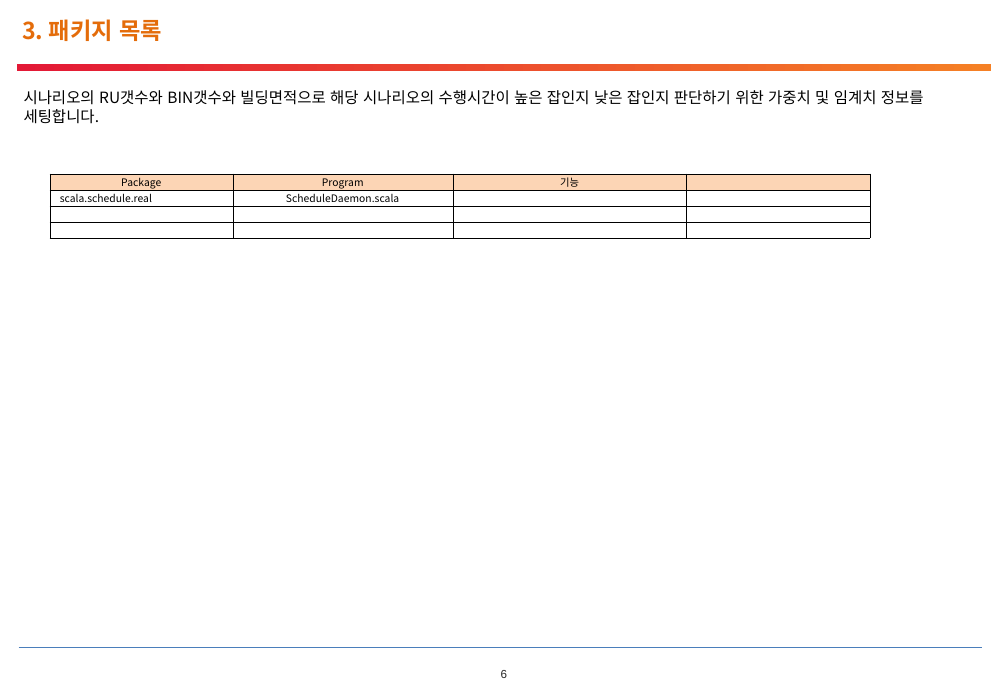
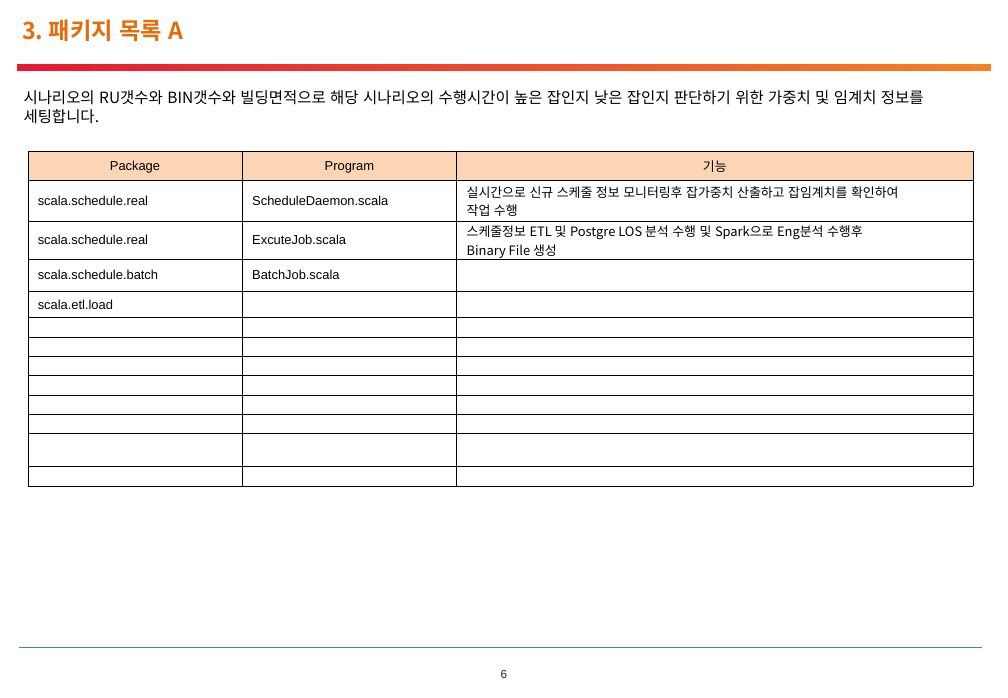
Before and after one commit to pmosoft/spark_scala, a slide deck: slide 7 of eos/06.산출물/TEOSPI-Spark 스케줄러 운영자 매뉴얼.pptx. Drawn at 1008x698 pixels with LibreOffice and Linux fonts; fonts in the diff are those of the drawing; background and template pictures are left out. Boxes give left, top, right and bottom in pixels: in the first picture for what was removed or moved away, otherwise in the second. Text is boxed around its words. In the diff, an @@ line names an element or a change of style, - is before the commit and + after.

```diff
--- a/eos/06.산출물/TEOSPI-Spark 스케줄러 운영자 매뉴얼.pptx
+++ b/eos/06.산출물/TEOSPI-Spark 스케줄러 운영자 매뉴얼.pptx
@@ text at [22,19,184,41]: text changed @@
-3. 패키지 목록
+3. 패키지 목록 A
@@ table at [28,151,973,463] @@
-Package | Program | 기능 | 
-scala.schedule.real | ScheduleDaemon.scala |  | 
- |  |  | 
- |  |  | 
+Package | Program | 기능
+scala.schedule.real | ScheduleDaemon.scala | 실시간으로 신규 스케줄 정보 모니터링후 잡가중치 산출하고 잡임계치를 확인하여 / 작업 수행
+scala.schedule.real | ExcuteJob.scala | 스케줄정보 ETL 및 Postgre LOS 분석 수행 및 Spark으로 Eng분석 수행후 / Binary File 생성
+scala.schedule.batch | BatchJob.scala | 
+scala.etl.load |  | 
+ |  | 
+ |  | 
+ |  | 
+ |  | 
+ |  | 
+ |  | 
+ |  | 
+ |  | 
@@ table: place and size @@
-table at [49,174,870,238]
+table at [28,151,973,463]
```
Also in this commit, not shown: 20 other files.
